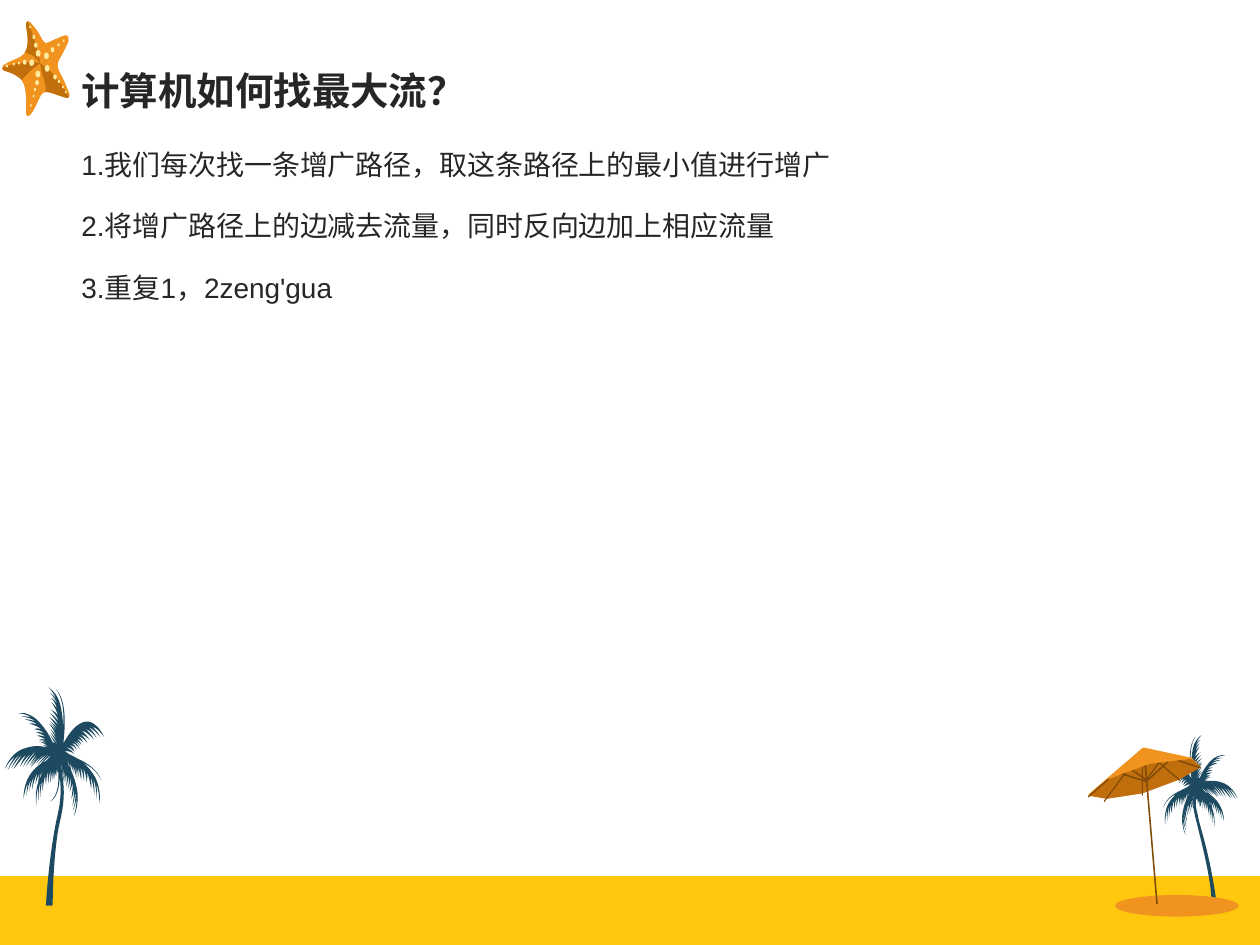
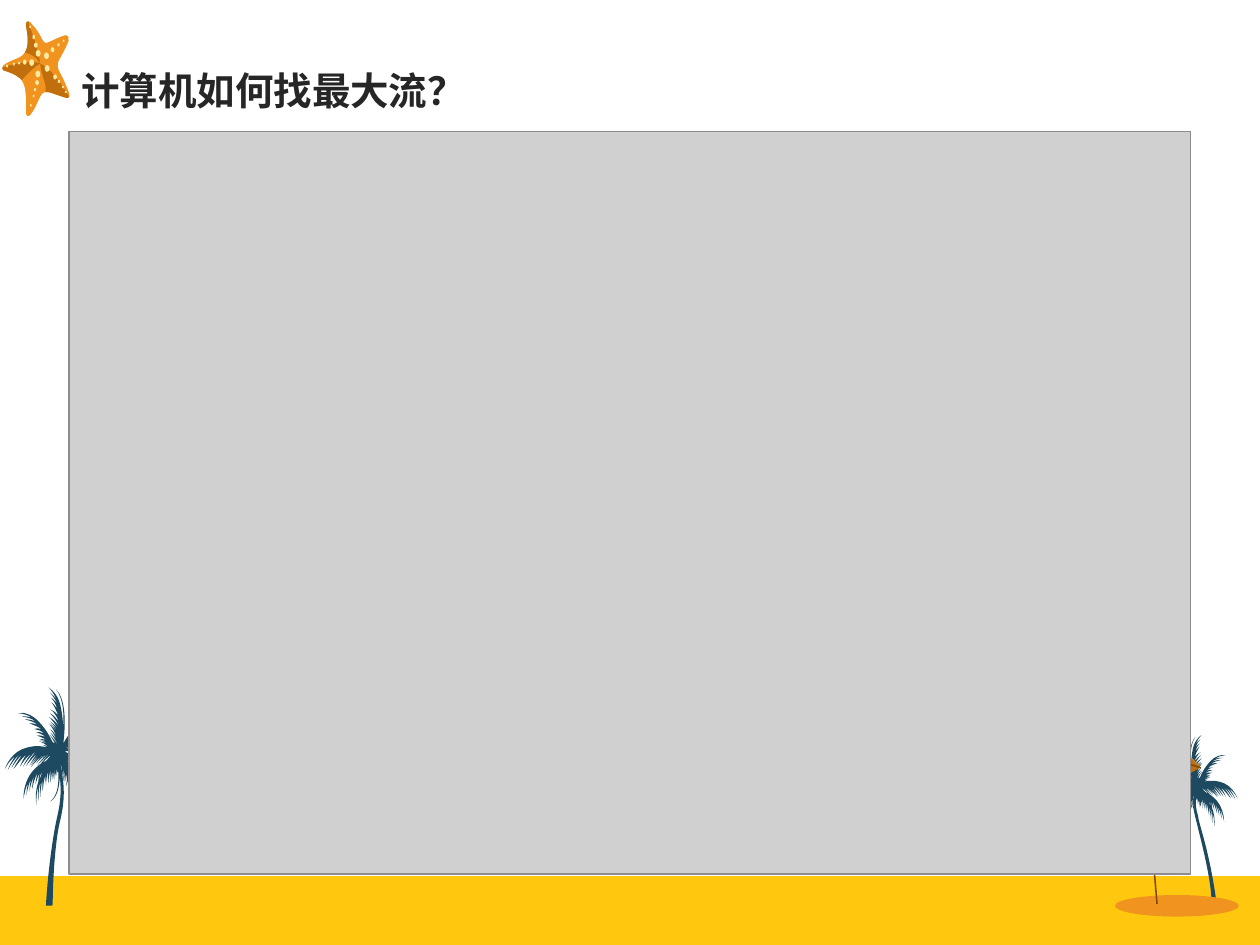
Before and after one commit to Sanzo00/ACM, a slide deck: slide 4 of report/最大流+费用流.ppt. Drawn at 1260x945 pixels with LibreOffice and Linux fonts; fonts in the diff are those of the drawing; grey boxes stand for pictures. Boxes give left, top, right and bottom in pixels: in the first picture for what was removed or moved away, otherwise in the second. Text is boxed around its words. In the diff, an @@ line names an element or a change of style, - is before the commit and + after.

```diff
--- a/report/最大流+费用流.ppt
+++ b/report/最大流+费用流.ppt
@@ picture added at [69,131,1191,873] @@
@@ text removed at [81,153,830,303] @@
-1.我们每次找一条增广路径，取这条路径上的最小值进行增广
-2.将增广路径上的边减去流量，同时反向边加上相应流量
-3.重复1，2zeng'gua
```
Also in this commit, not shown: 4 other slides changed, 4 other files.
